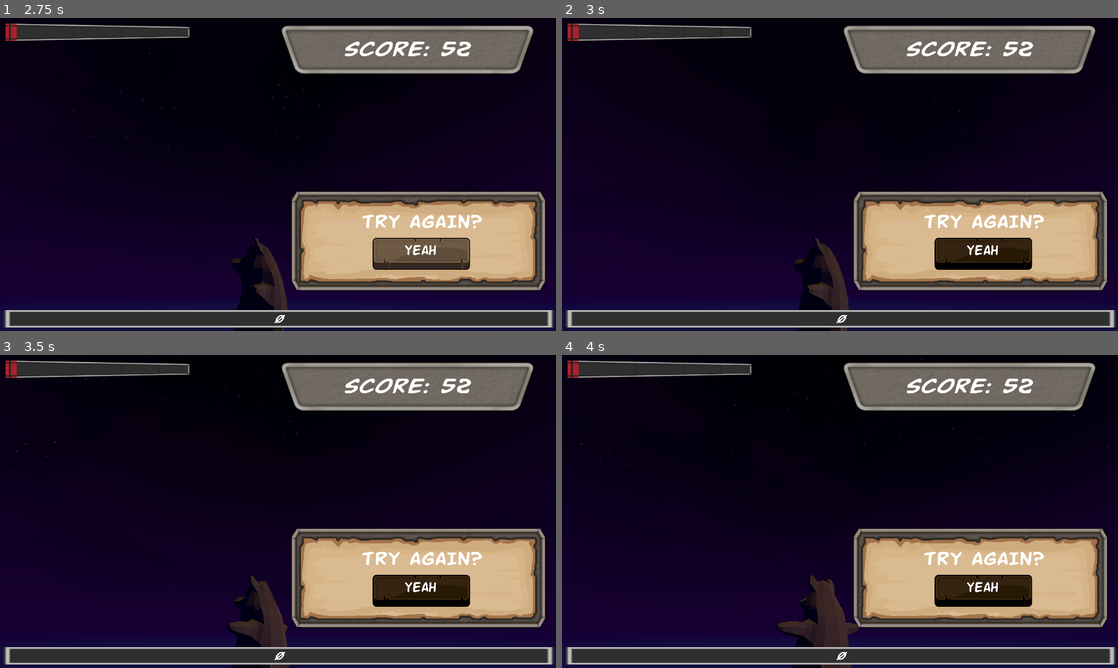
Above: before the commit, frames 1-4 (two rows, left to right).
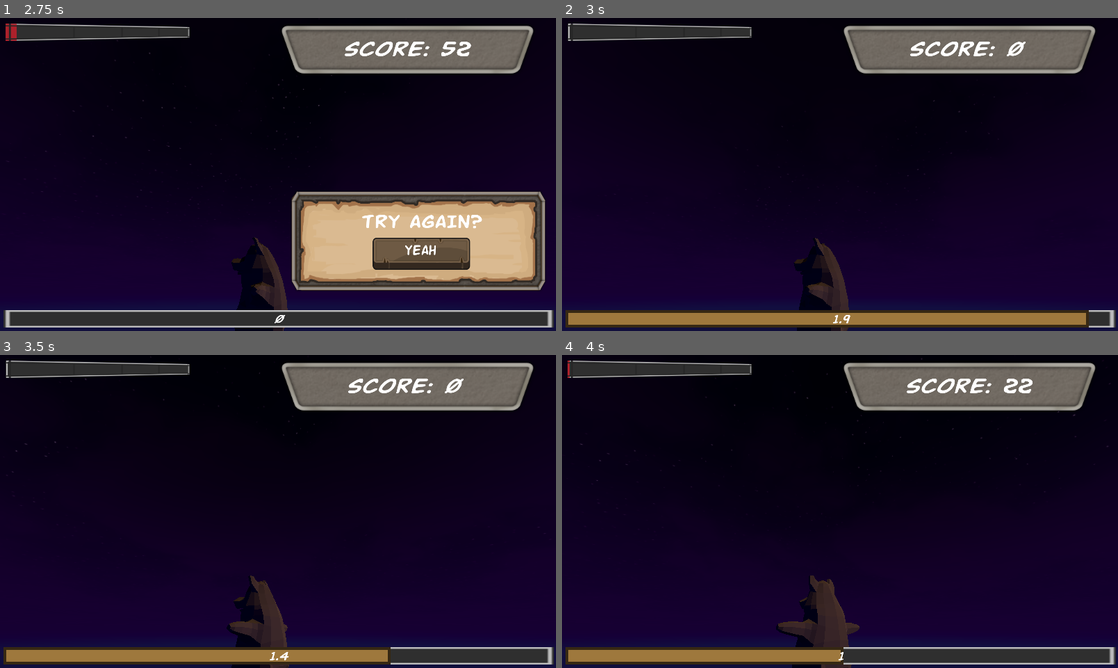
Above: after the commit, the same moments.

Repository: MattCharles/PigOne
Game: Godot game, scene res://sky.tscn
Two runs of this game, one before a commit and one after it. Both use one fixed random seed, a clock stepped at 60 frames per second and the inputs below. The project has no main scene, so this scene is started directly.
Inputs (mouse positions are in pixels of both pictures, inside the frame that each line leads up to):
- Up to frame 1 (2.75 s): move the mouse to (400, 158) at 0.52 s; click (400, 158) at 0.67 s; move the mouse to (166, 190) at 1.27 s; click (166, 190) at 1.42 s; move the mouse to (333, 105) at 2.02 s; click (333, 105) at 2.17 s
- Up to frame 2 (3 s): click "YEAH" at 2.75 s
- Up to frame 3 (3.5 s): no input
- Up to frame 4 (4 s): click (984, 589) at 3.5 s, where only the run before the commit has a clickable "YEAH"

Frame 1 is identical in both runs. In frame 2, 20% of the frame differs, in the area x 0-99%, y 1-99%; in frame 3, 19%; in frame 4, 17%.

Commit message:
retry bunton

Diff:
--- a/countdown.gd
+++ b/countdown.gd
@@ -8,6 +8,8 @@
 @export var cooldown := 0.1
 @export var gameover := false
 @onready var try_again := $"../RetryMenu"
+@onready var score_display : ScoreDisplay = $"../ScoreDisplay"
+@onready var score_bar : ScoreBar = $"../ScoreBar"
 
 # Called every frame. 'delta' is the elapsed time since the previous frame.
 func _physics_process(delta):
@@ -20,3 +22,10 @@
 		t = 0.0
 		progress_bar.value-=cooldown
 		progress_label.text = str(progress_bar.value)
+
+func reset_game():
+	gameover = false
+	try_again.visible = false
+	score_display.score = 0
+	progress_bar.value = progress_bar.max_value
+	score_bar.texture_progress_bar.value = 0
--- a/retry.gd
+++ b/retry.gd
@@ -1,12 +1,14 @@
 extends Control
 @onready var yeah_label := $Control/Yeah/Label
 @export var PRESS_OFFSET := Vector2(0.0, 20.0)
+@onready var countdown:Countdown = $"../Countdown"
 
 func move_button(label: Label, pressed:bool) -> void:
 	label.position = label.position + PRESS_OFFSET if pressed else label.position - PRESS_OFFSET
 
 
 func _on_yeah_button_down():
+	countdown.reset_game()
 	move_button(yeah_label, true)
 
 
--- a/score.gd
+++ b/score.gd
@@ -1,4 +1,6 @@
 extends Control
+
+class_name ScoreDisplay
 
 @onready var score_bar : ScoreBar = $"../ScoreBar"
 @onready var score_value := $HBoxContainer/ScoreValue
